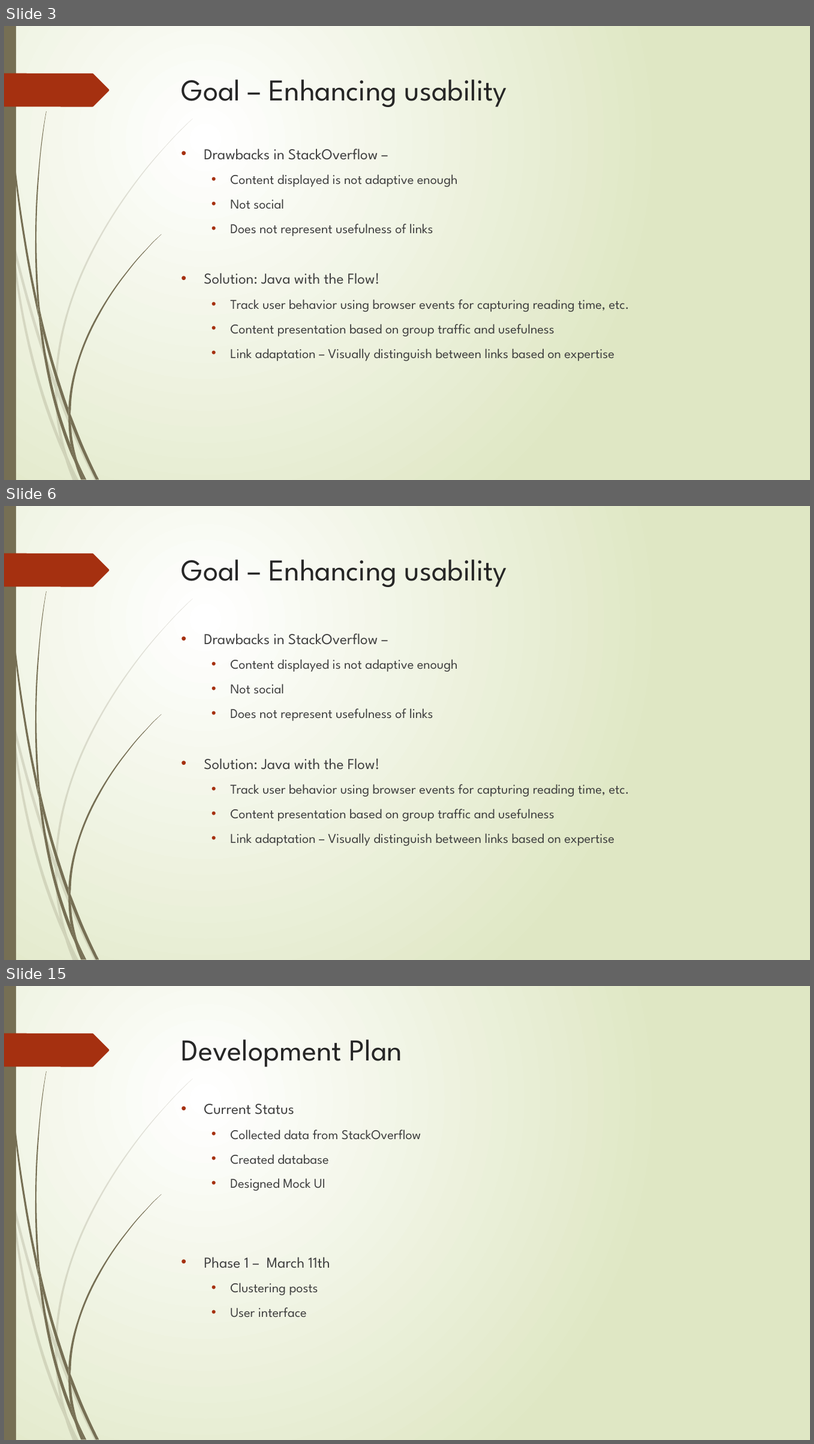
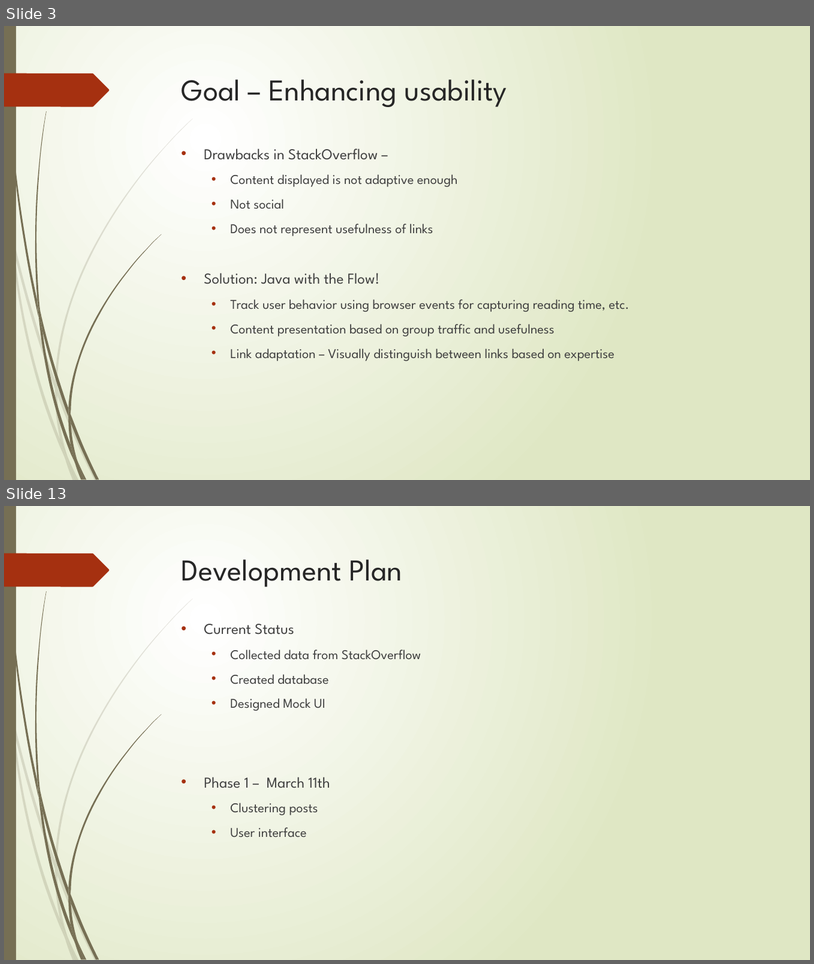
Before and after one commit to aartirao/JavaWithTheFlow, a slide deck: index/ppt/JavaWithTheFlow.pptx. Shown one above the other, each under a label of ours: slides 3, 6 and 15 before the commit, slides 3 and 13 after it; the slides between them are not shown. The pictures are 814x1444 and 814x964 pixels, drawn with LibreOffice and Linux fonts; fonts in the diff are those of the drawing. Boxes give left, top, right and bottom in pixels: in the first picture for what was removed or moved away, otherwise in the second. Text is boxed around its words. In the diff, an @@ line names an element or a change of style, - is before the commit and + after.

```diff
--- a/index/ppt/JavaWithTheFlow.pptx
+++ b/index/ppt/JavaWithTheFlow.pptx
@@ slide 6 removed at (x1=4, y1=506, x2=810, y2=960), background gradient #FFFFFF to #DFE8C4; not listed: 24 template elements that a slide beside it also shows @@
@@ title removed at (x1=182, y1=559, x2=507, y2=587) @@
-Goal – Enhancing usability
@@ text removed at (x1=204, y1=633, x2=630, y2=846) @@
-• Drawbacks in StackOverflow –
-  • Content displayed is not adaptive enough
-  • Not social
-  • Does not represent usefulness of links
-• Solution: Java with the Flow!
-  • Track user behavior using browser events for capturing reading time, etc.
-  • Content presentation based on group traffic and usefulness
-  • Link adaptation – Visually distinguish between links based on expertise
@@ what was slide 15 is now slide 13 @@
```
Also in this commit, not shown: 6 slides changed, 5 slides added, 6 other slides removed.
